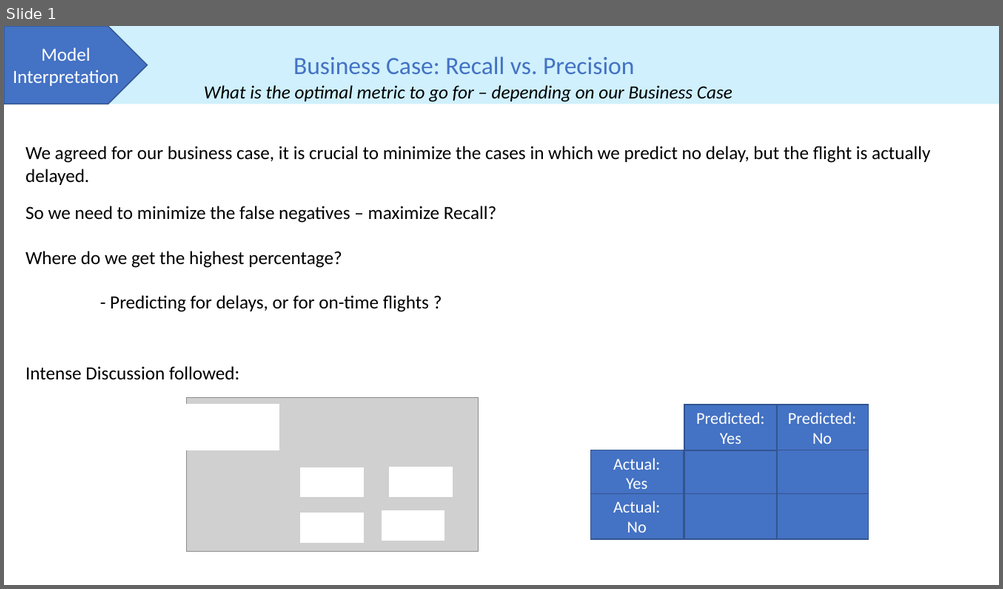
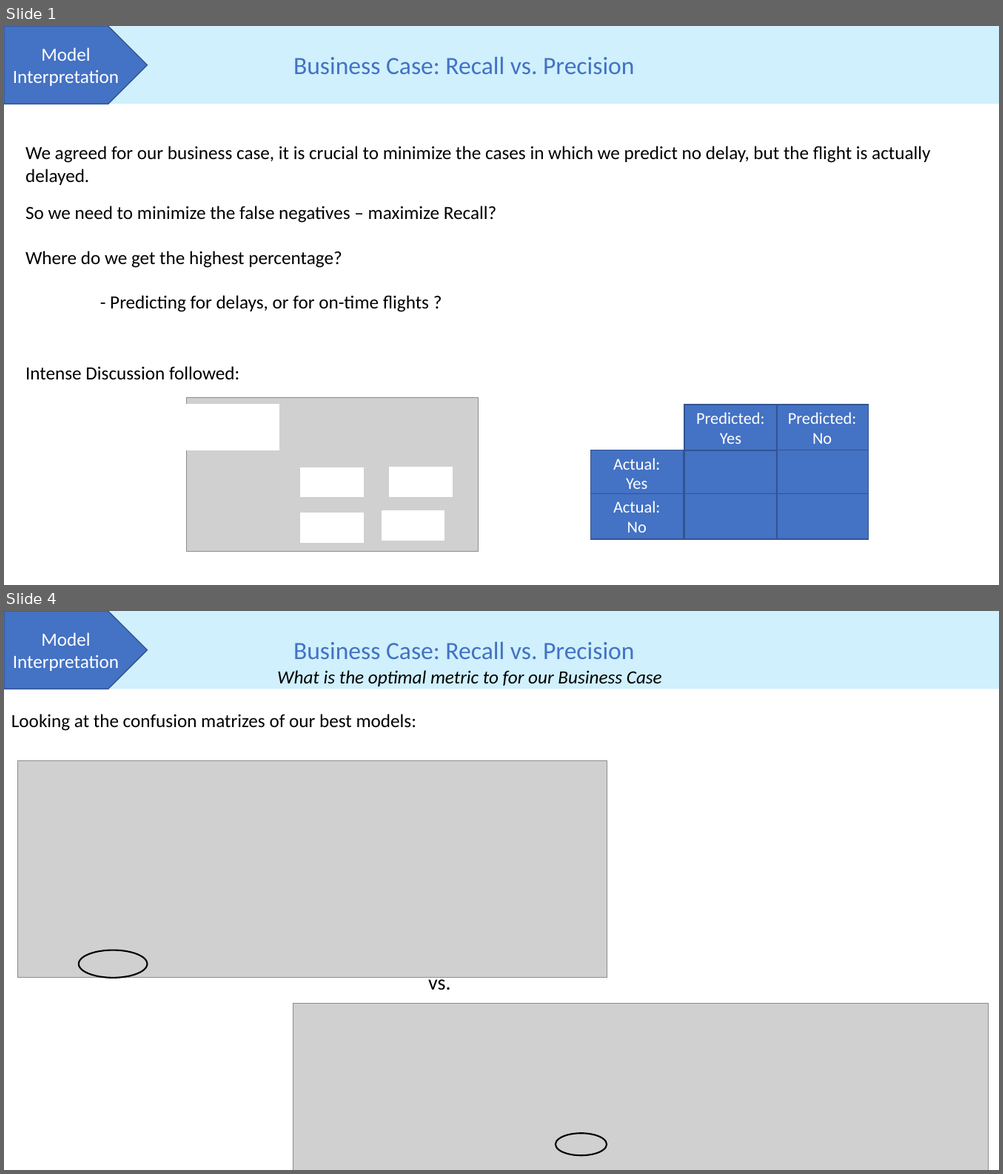
Before and after one commit to PHBruins/Flights, a slide deck: Model Interpretation.pptx. Shown one above the other, each under a label of ours: slide 1 before the commit, slides 1 and 4 after it; the slides between them are not shown. The pictures are 1003x589 and 1003x1174 pixels, drawn with LibreOffice and Linux fonts; fonts in the diff are those of the drawing; grey boxes stand for pictures. Boxes give left, top, right and bottom in pixels: in the first picture for what was removed or moved away, otherwise in the second. Text is boxed around its words. In the diff, an @@ line names an element or a change of style, - is before the commit and + after.

```diff
--- a/Model Interpretation.pptx
+++ b/Model Interpretation.pptx
@@ slide 4 added at <box>4,611,999,1170</box>, background #FFFFFF @@
@@ pentagon arrow added at <box>4,611,148,689</box>, fill #4472C4, outline #325491 1 pt, 18 pt, text #FFFFFF @@
+Model Interpretation
@@ rectangle added at <box>111,611,999,689</box>, fill #00B0F0 at 19% opacity @@
@@ text added at <box>293,641,634,659</box>, 24 pt, text #4472C4 @@
+Business Case: Recall vs. Precision
@@ text added at <box>277,670,662,686</box>, 18 pt, text #000000, italic @@
+What is the optimal metric to for our Business Case
@@ text added at <box>11,714,416,731</box>, 18 pt, text #000000 @@
+Looking at the confusion matrizes of our best models:
@@ picture added at <box>17,760,606,977</box> @@
@@ ellipse added at <box>79,951,148,978</box>, outline #000000 1.5 pt @@
@@ text added at <box>428,973,451,991</box>, 20 pt, text #000000 @@
+vs.
@@ picture added at <box>293,1003,988,1170</box> @@
@@ ellipse added at <box>555,1134,607,1156</box>, outline #000000 1.5 pt @@
@@ slide 1 changed as well @@
@@ text removed at <box>204,85,732,102</box> @@
-What is the optimal metric to go for – depending on our Business Case
```
Also in this commit, not shown: 2 other slides changed.
